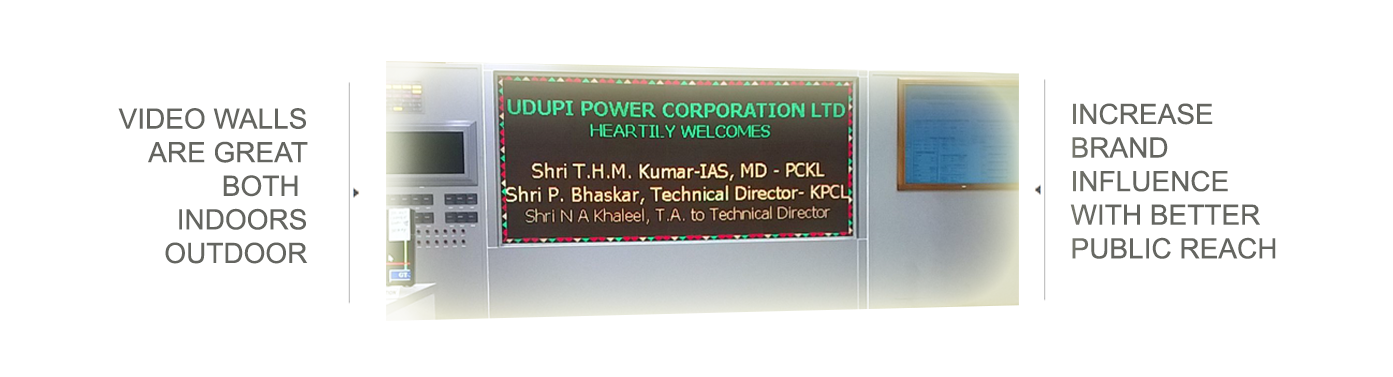
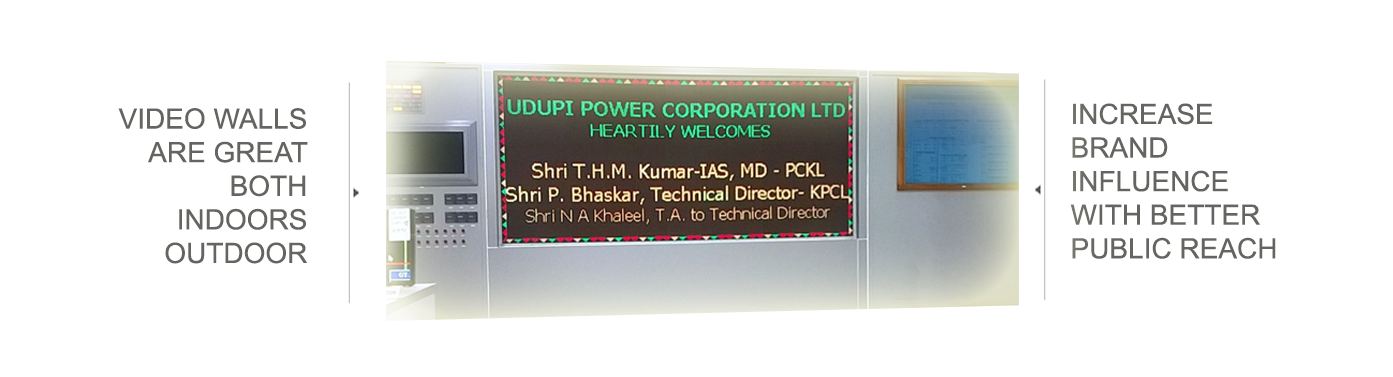
The second (1393, 377) image is a revision of the first. Changes to its layers:
painted on "VIDEO WALLS ARE GREAT BOTH INDOORS OUTDOOR" over [223, 175, 306, 197]
